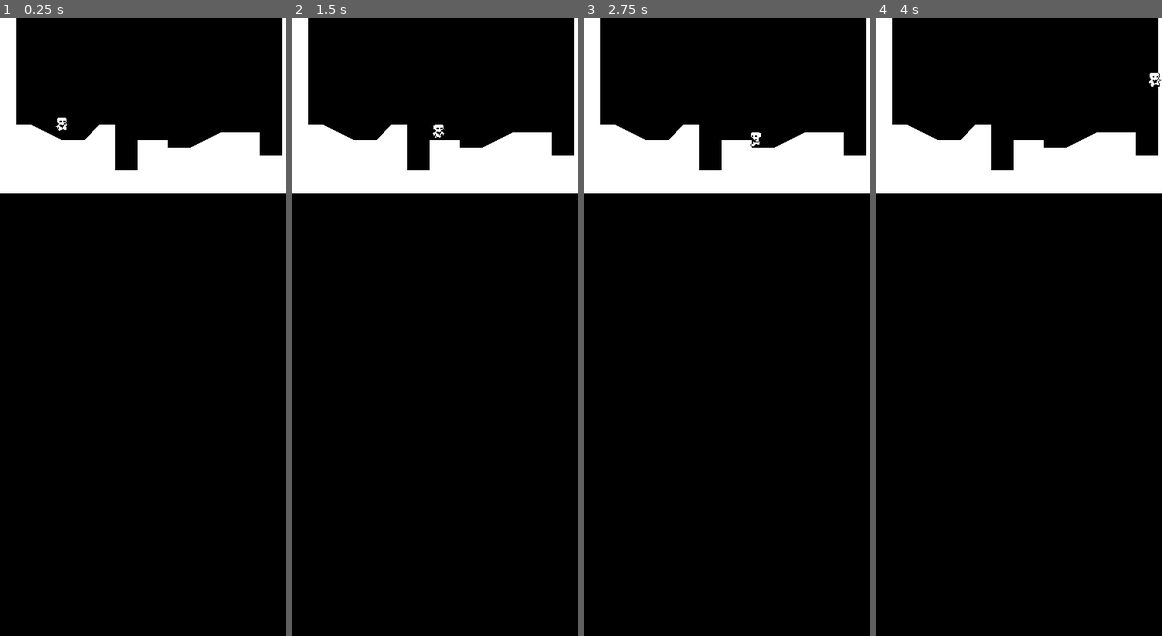
Above: before the commit, frames 1-4 (left to right).
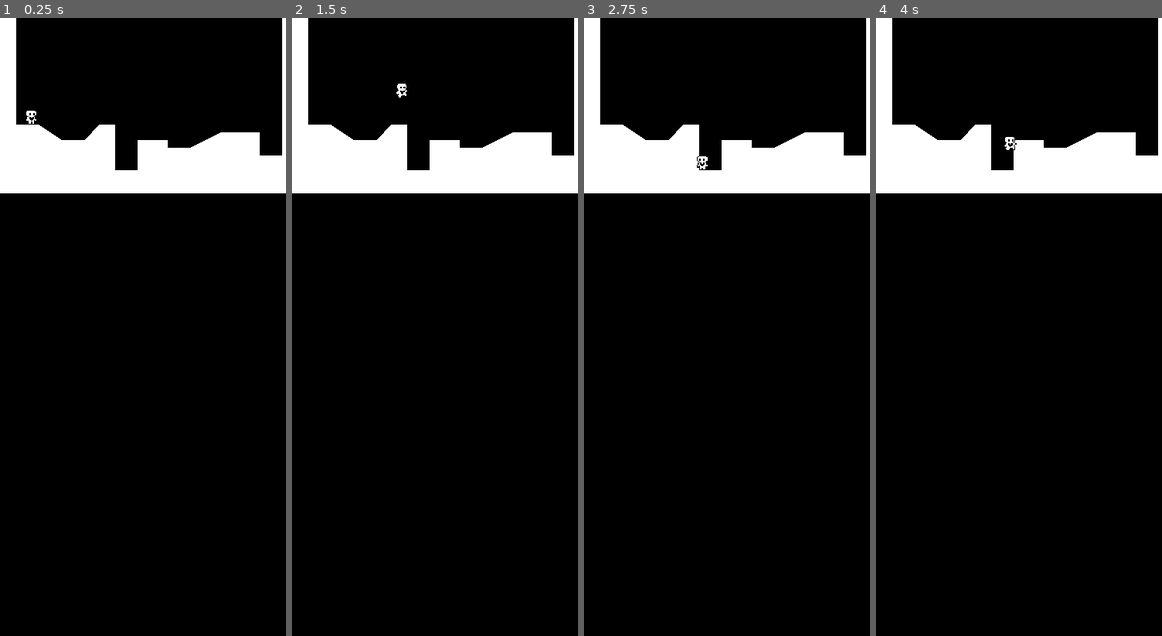
Above: after the commit, the same moments.

Repository: bbazziS2/Godot4Tuto
Game: Godot game, scene res://world.tscn
Two runs of this game, one before a commit and one after it. Both use one fixed random seed, a clock stepped at 60 frames per second and the inputs below.
Inputs:
- Up to frame 1 (0.25 s): no input
- Up to frame 2 (1.5 s): hold Right (ui_right) from 0.53 s (still down); tap Up (ui_up) at 0.6, 0.77, 1.07, 1.35 s
- Up to frame 3 (2.75 s): tap Up (ui_up) at 1.52, 1.82, 2.1 s; release Right (ui_right) at 2.03 s; hold Left (ui_left) from 2.03 s (still down)
- Up to frame 4 (4 s): release Left (ui_left) at 2.78 s; hold Right (ui_right) from 2.78 s (still down); tap Up (ui_up) at 2.85, 3.02, 3.32, 3.6, 3.77 s

The runs differ from the first frame. In frame 1, 0.1% of the frame differs, in the area x 9-24%, y 15-20%; in frame 2, 0.1%; in frame 3, 0.1%; in frame 4, 0.1%, in the area x 11-100%, y 8-22%.

Commit message:
Heart Platformer P2 - Coyote Jump

Diff:
--- a/Godot4/player.gd
+++ b/Godot4/player.gd
@@ -8,6 +8,8 @@
 var gravity = ProjectSettings.get_setting("physics/2d/default_gravity")
 
 @onready var animated_sprite_2d = $AnimatedSprite2D
+@onready var coyote_jump_timer = $CoyoteJumpTimer
+
 
 func _physics_process(delta):
 	apply_gravity(delta)
@@ -16,18 +18,22 @@
 	handle_acceleration(input_axis, delta)
 	apply_friction(input_axis, delta)
 	updeat_animations(input_axis)
+	var was_on_floor = is_on_floor()
 	move_and_slide()
+	var just_left_ledge = was_on_floor and not is_on_floor() and velocity.y >= 0
+	if just_left_ledge:
+		coyote_jump_timer.start()
 
 func apply_gravity(delta):
 	if not is_on_floor():
 		velocity.y += gravity * delta
 
 func Handle_jump():
-	if is_on_floor():
+	if is_on_floor() or coyote_jump_timer.time_left > 0.0:
 		if Input.is_action_just_pressed("ui_up"):
 			velocity.y = JUMP_VELOCITY
-	else:
-		if Input.is_action_just_pressed("ui_graph_duplicate") and velocity.y < JUMP_VELOCITY / 2:
+	if not is_on_floor():
+		if Input.is_action_just_released("ui_up") and velocity.y < JUMP_VELOCITY / 2:
 			velocity.y = JUMP_VELOCITY / 2
 
 func handle_acceleration(input_axis, delta):
--- a/Godot4/player.tscn
+++ b/Godot4/player.tscn
@@ -93,3 +93,7 @@
 [node name="CollisionShape2D" type="CollisionShape2D" parent="."]
 position = Vector2(0, -8)
 shape = SubResource("RectangleShape2D_3k0c2")
+
+[node name="CoyoteJumpTimer" type="Timer" parent="."]
+wait_time = 0.15
+one_shot = true
--- a/Godot4/world.tscn
+++ b/Godot4/world.tscn
@@ -9,9 +9,9 @@
 [node name="StaticBody2D" type="StaticBody2D" parent="."]
 
 [node name="CollisionPolygon2D" type="CollisionPolygon2D" parent="StaticBody2D"]
-polygon = PackedVector2Array(16, 0, 16, 112, 32, 112, 64, 128, 88, 128, 104, 112, 120, 112, 120, 160, 144, 160, 144, 128, 176, 128, 176, 136, 200, 136, 232, 120, 272, 120, 272, 144, 296, 144, 296, 0, 320, 0, 320, 184, 0, 184, 0, 0, 0, 0)
+polygon = PackedVector2Array(16, 0, 16, 112, 40, 112, 64, 128, 88, 128, 104, 112, 120, 112, 120, 160, 144, 160, 144, 128, 176, 128, 176, 136, 200, 136, 232, 120, 272, 120, 272, 144, 296, 144, 296, 0, 320, 0, 320, 184, 0, 184, 0, 0, 0, 0)
 
 [node name="Polygon2D" type="Polygon2D" parent="StaticBody2D/CollisionPolygon2D"]
 
 [node name="Player" parent="." instance=ExtResource("1_whf6g")]
-position = Vector2(64, 88)
+position = Vector2(32, 88)
